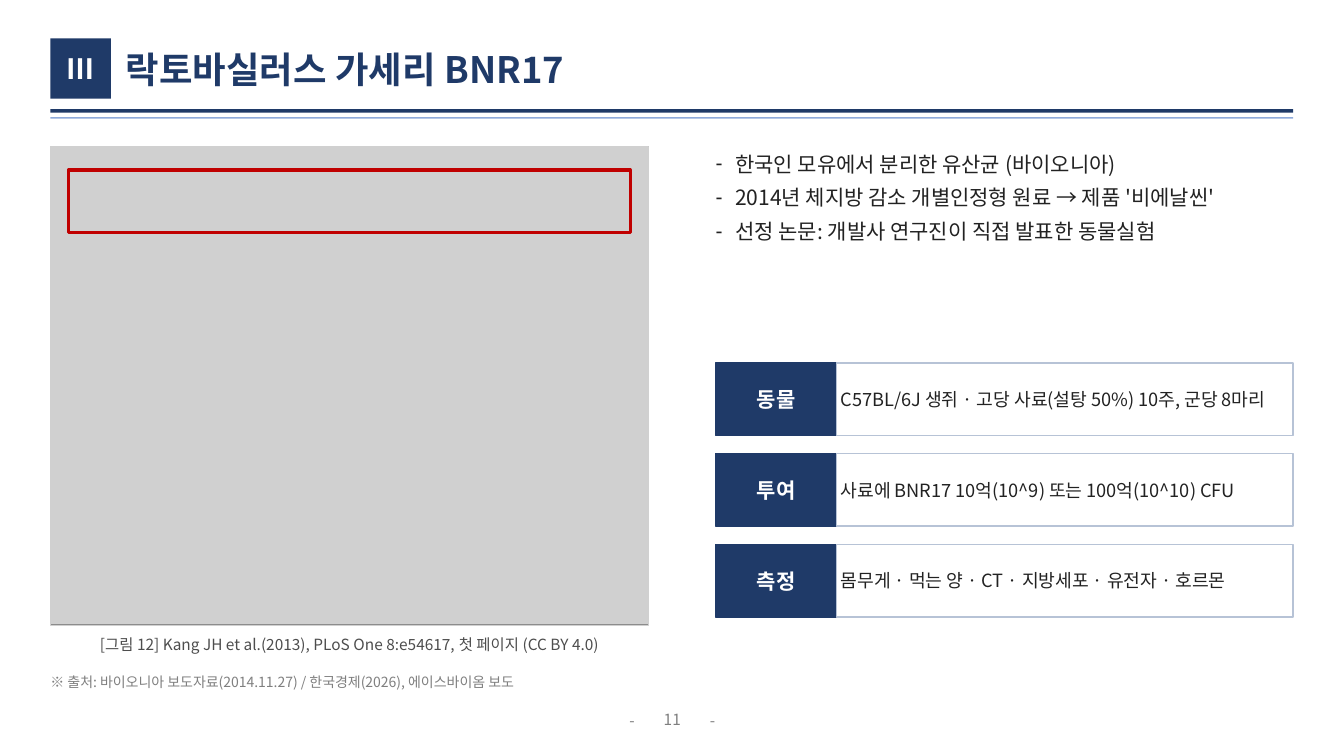
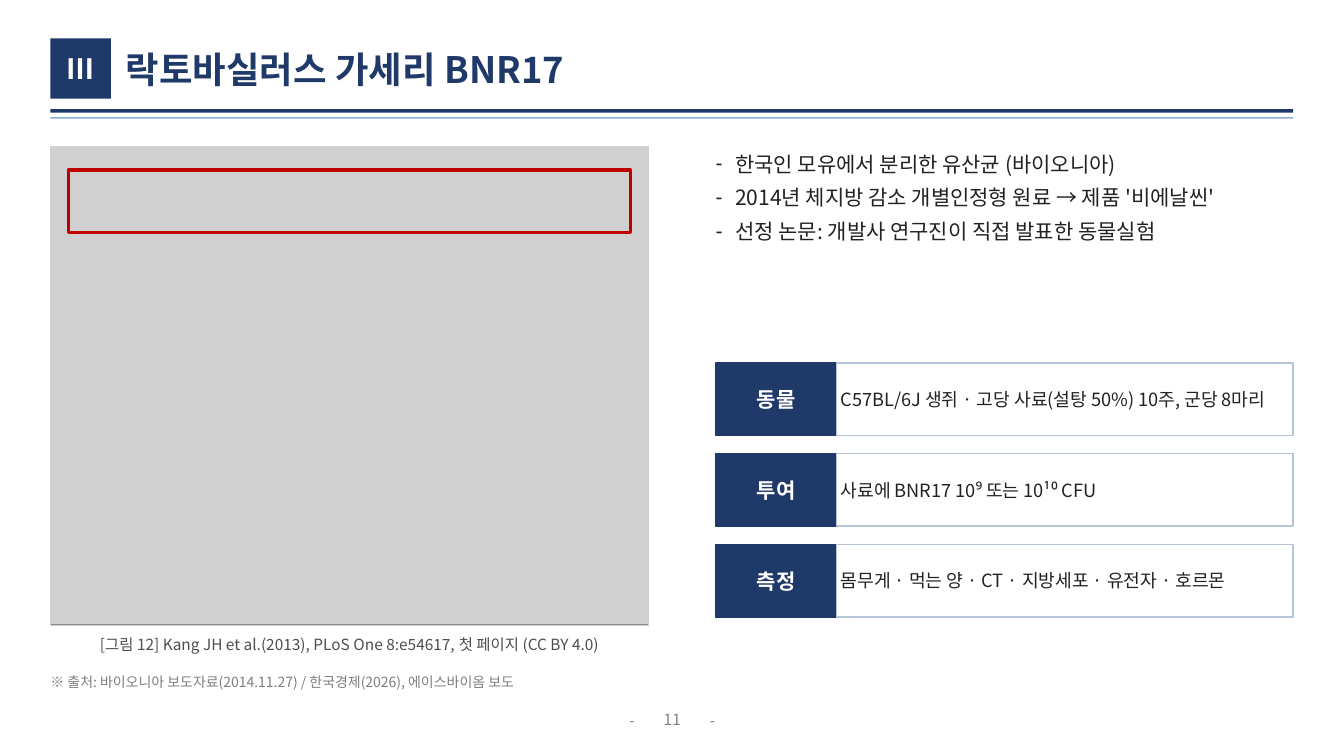
Before and after one commit to logvinca99-cell/logvinca, a slide deck: slide 11 of 발표자료/체중조절_발표_기능성식품학.pptx. Drawn at 1344x756 pixels with LibreOffice and Linux fonts; fonts in the diff are those of the drawing; grey boxes stand for pictures. Boxes give left, top, right and bottom in pixels: in the first picture for what was removed or moved away, otherwise in the second. Text is boxed around its words. In the diff, an @@ line names an element or a change of style, - is before the commit and + after.

```diff
--- a/발표자료/체중조절_발표_기능성식품학.pptx
+++ b/발표자료/체중조절_발표_기능성식품학.pptx
@@ text in rectangle at box(841, 482, 1097, 499): text changed @@
-사료에 BNR17 10억(10^9) 또는 100억(10^10) CFU
+사료에 BNR17 10⁹ 또는 10¹⁰ CFU
```
Also in this commit, not shown: 10 other slides changed, 1 other file.
